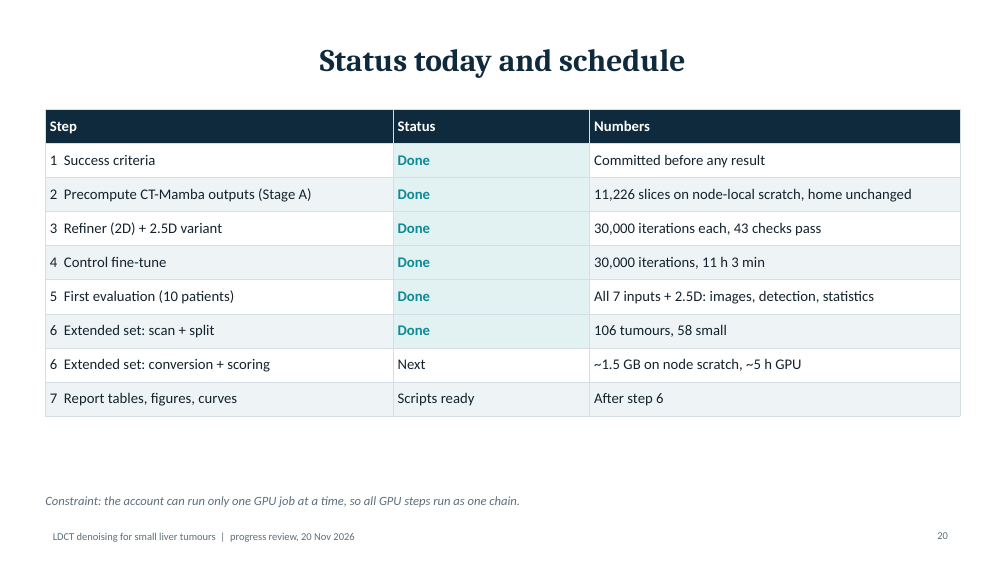
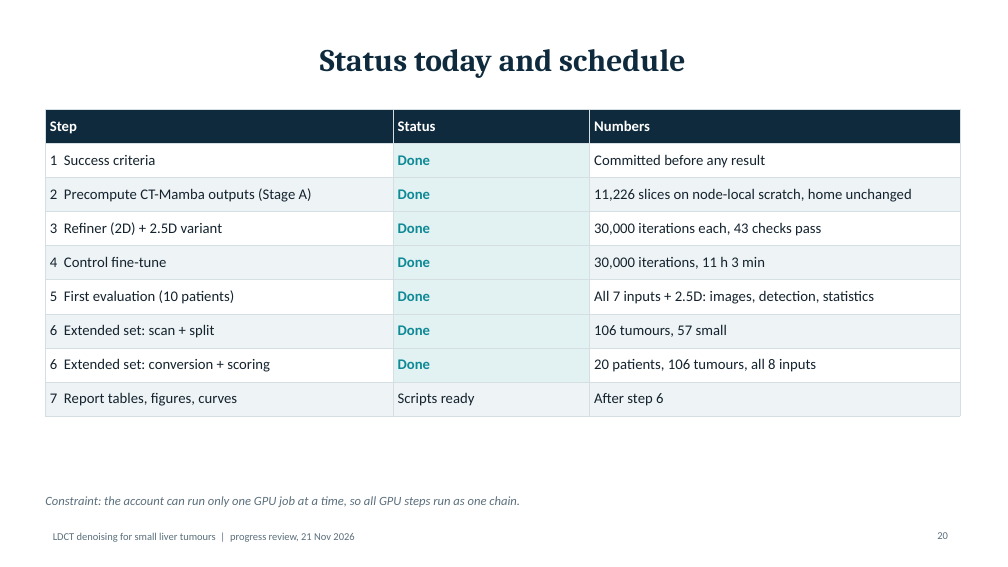
Before and after one commit to Vaideesh-k/ldct-bench, a slide deck: slide 20 of docs/report/LDCT_Refiner_Results.pptx. Drawn at 1008x567 pixels with LibreOffice and Linux fonts; fonts in the diff are those of the drawing. Boxes give left, top, right and bottom in pixels: in the first picture for what was removed or moved away, otherwise in the second. Text is boxed around its words. In the diff, an @@ line names an element or a change of style, - is before the commit and + after.

```diff
--- a/docs/report/LDCT_Refiner_Results.pptx
+++ b/docs/report/LDCT_Refiner_Results.pptx
@@ table at [45, 110, 960, 410] @@
-row 7, column 3: 106 tumours, 58 small
+row 7, column 3: 106 tumours, 57 small
-row 8, column 2: Next
+row 8, column 2: Done
-row 8, column 3: ~1.5 GB on node scratch, ~5 h GPU
+row 8, column 3: 20 patients, 106 tumours, all 8 inputs
@@ fill #FFFFFF to #E2F1F2 in row 8, column 2 @@
@@ text at [53, 532, 354, 542]: text changed @@
-LDCT denoising for small liver tumours | progress review, 20 Nov 2026
+LDCT denoising for small liver tumours | progress review, 21 Nov 2026
```
Also in this commit, not shown: 24 other slides changed, 2 slides added, 55 other files.
